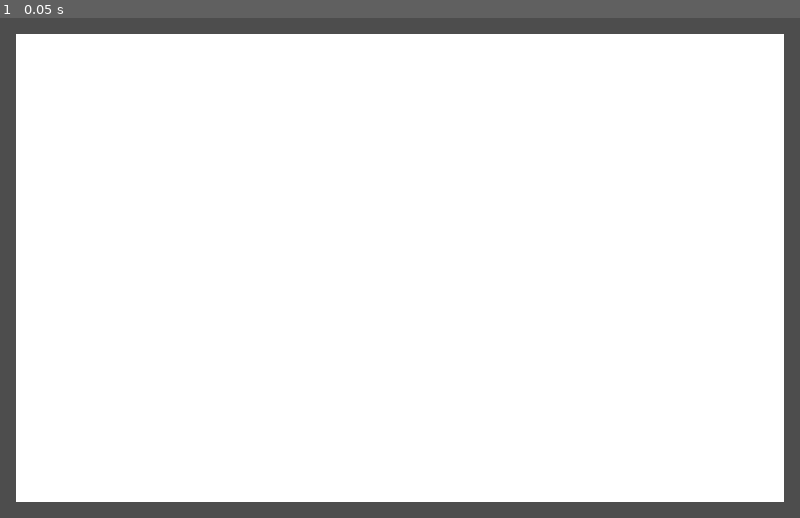
Above: before the commit, frame 1.
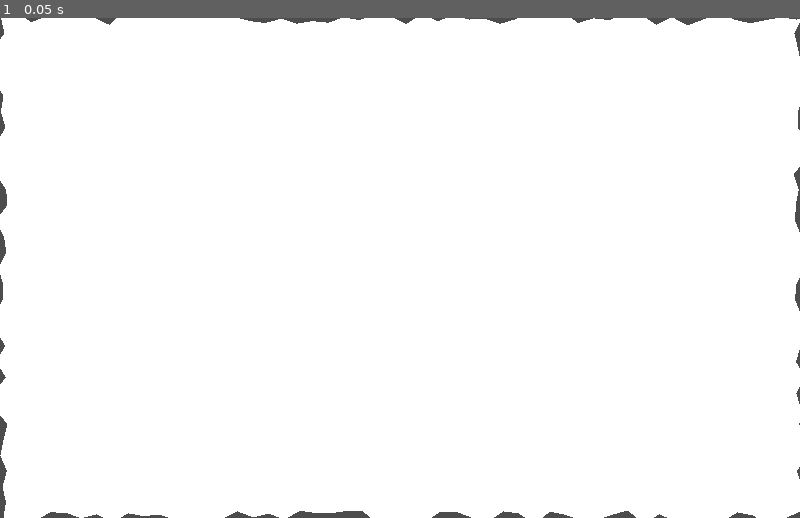
Above: after the commit, the same moment.

Repository: sergei11156/limetedSpace
Game: Godot game, scene res://freeArea.tscn
The game is run twice, just before and just after one commit, with the same random seed, the same clock (stepped at 60 frames per second) and the same inputs.
Inputs:
- Up to frame 1 (0.05 s): no input

The runs differ from the first frame. In frame 1, 9.0% of the frame differs, in the area x 0-100%, y 0-100%.

Commit message:
rectangle made with diffirent verticls

Diff:
--- a/freeArea.gd
+++ b/freeArea.gd
@@ -6,25 +6,48 @@
 func _ready():
 	poly = Polygon2D.new()
 	var screen_size = get_viewport_rect().size
-	var xsize = screen_size.x
+	position = screen_size /2
+
+	var verticePerUnits = 50
+
+	var leftSide = []
+	var leftSideX = -screen_size.x/2
+	for y in range(screen_size.y/2, -screen_size.y/2, -verticePerUnits):
+		leftSide.push_back(Vector2(leftSideX + (randi() % verticePerUnits - verticePerUnits/2), y))
+
+	var topSide = []
+	var topSideY = -screen_size.y/2
+	for x in range(-screen_size.x/2, screen_size.x/2, verticePerUnits):
+		topSide.push_back(Vector2(x, topSideY + (randi() % verticePerUnits - verticePerUnits/2)))
+
+	var rightSide = []
+	var rightSideX = screen_size.x/2
+	for y in range(-screen_size.y/2, screen_size.y/2, verticePerUnits):
+		rightSide.push_back(Vector2(rightSideX + (randi() % verticePerUnits - verticePerUnits/2), y))
+
+	var bottomSide = []
+	var bottomSideY = screen_size.y/2
+	for x in range(screen_size.x/2, -screen_size.x/2, -verticePerUnits):
+		bottomSide.push_back(Vector2(x, bottomSideY + (randi() % verticePerUnits - verticePerUnits/2)))
+
+	var allSides = leftSide + topSide + rightSide + bottomSide
+
+	poly.set_polygon(PackedVector2Array(allSides))
+
+
+
+
 	var offset = 50;
 
 	var vertice = Vertice.new(Vector2(-1152/2 + offset, 648/2 - offset))
 	var vPos = vertice.getPosition()
 
 
-	poly.set_polygon(PackedVector2Array([Vector2(-screen_size.x/2 + offset, screen_size.y/2 - offset),
-								  Vector2(-screen_size.x/2 + offset, -screen_size.y/2 + offset),
-								  Vector2(screen_size.x/2 - offset, -screen_size.y/2 + offset),
-								  Vector2(screen_size.x/2 - offset, screen_size.y/2 - offset)
-								]))
-
 
 
 	add_child(poly)
-	var pos = poly.get_position()
-	poly.set_position(Vector2(screen_size.x/2, screen_size.y/2))
-	pass # Replace with function body.
+	poly.set_position(Vector2(0, 0))
+	#scale = scale / 2
 
 
 
--- a/freeArea.tscn
+++ b/freeArea.tscn
@@ -4,3 +4,4 @@
 
 [node name="FreeArea" type="Node2D"]
 script = ExtResource("1_3fs1y")
+metadata/_edit_lock_ = true
